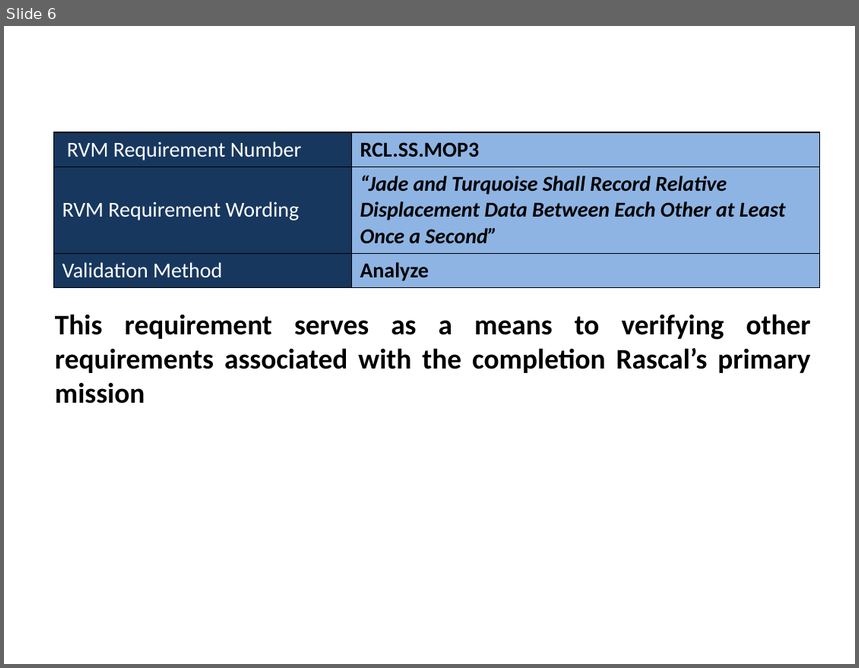
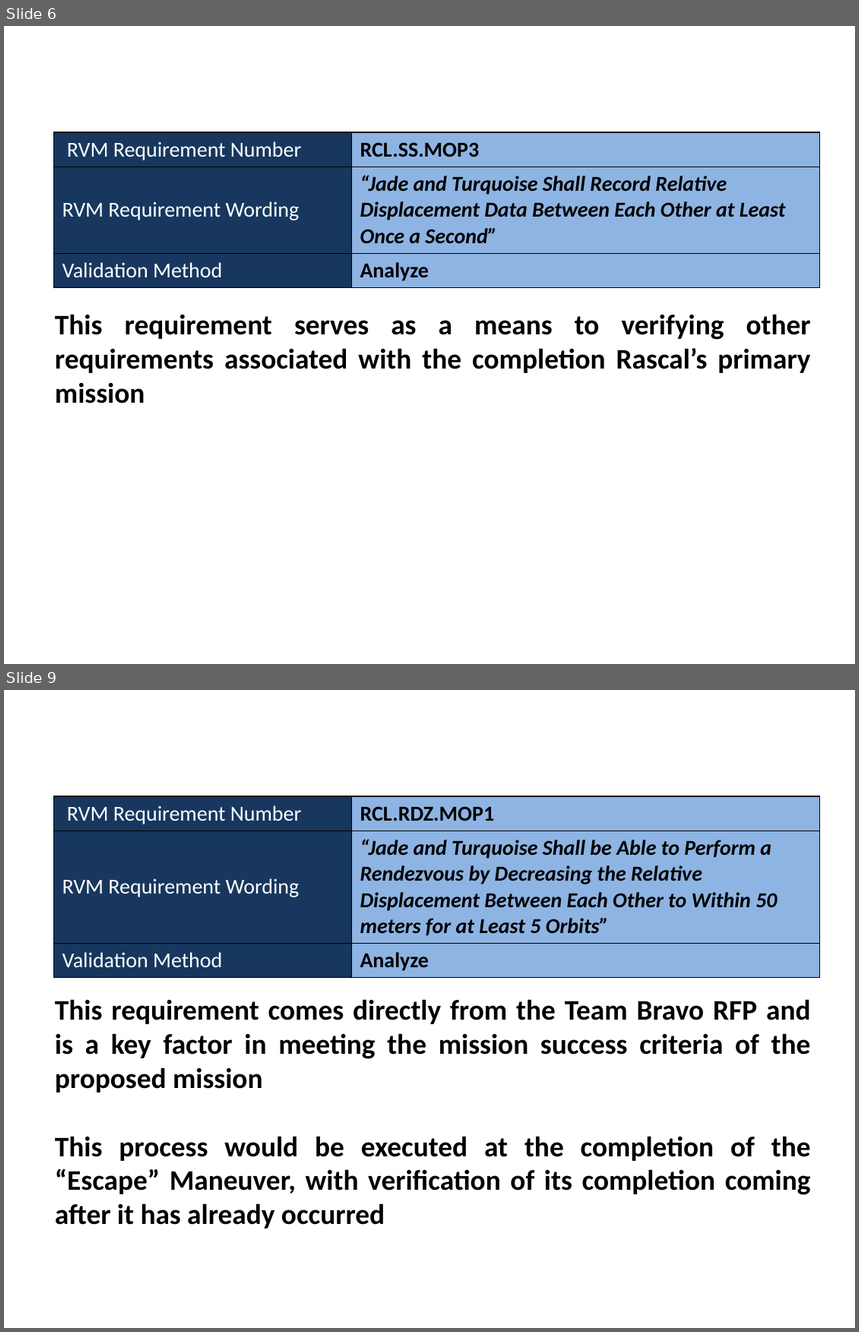
Before and after one commit to RascalSeniorDesign/Preliminary-Design, a slide deck: CMQA/Presentations/Tom Slides/Tom Slides.pptx. Shown one above the other, each under a label of ours: slide 6 before the commit, slides 6 and 9 after it; the slides between them are not shown. The pictures are 859x668 and 859x1332 pixels, drawn with LibreOffice and Linux fonts; fonts in the diff are those of the drawing. Boxes give left, top, right and bottom in pixels: in the first picture for what was removed or moved away, otherwise in the second. Text is boxed around its words. In the diff, an @@ line names an element or a change of style, - is before the commit and + after.

Commit message:
Finished all requirements

```diff
--- a/CMQA/Presentations/Tom Slides/Tom Slides.pptx
+++ b/CMQA/Presentations/Tom Slides/Tom Slides.pptx
@@ slide 9 added at (x1=4, y1=690, x2=855, y2=1328), background #FFFFFF @@
@@ table added at (x1=53, y1=796, x2=819, y2=976), 3 rows, 2 columns @@
+RVM Requirement Number | RCL.RDZ.MOP1
+RVM Requirement Wording | “Jade and Turquoise Shall be Able to Perform a Rendezvous by Decreasing the Relative Displacement Between Each Other to Within 50 meters for at Least 5 Orbits”
+Validation Method | Analyze
@@ text added at (x1=55, y1=999, x2=811, y2=1229), 24 pt, text #000000, bold @@
+This requirement comes directly from the Team Bravo RFP and is a key factor in meeting the mission success criteria of the proposed mission
+This process would be executed at the completion of the “Escape” Maneuver, with verification of its completion coming after it has already occurred
```
Also in this commit, not shown: 2 other slides added.
